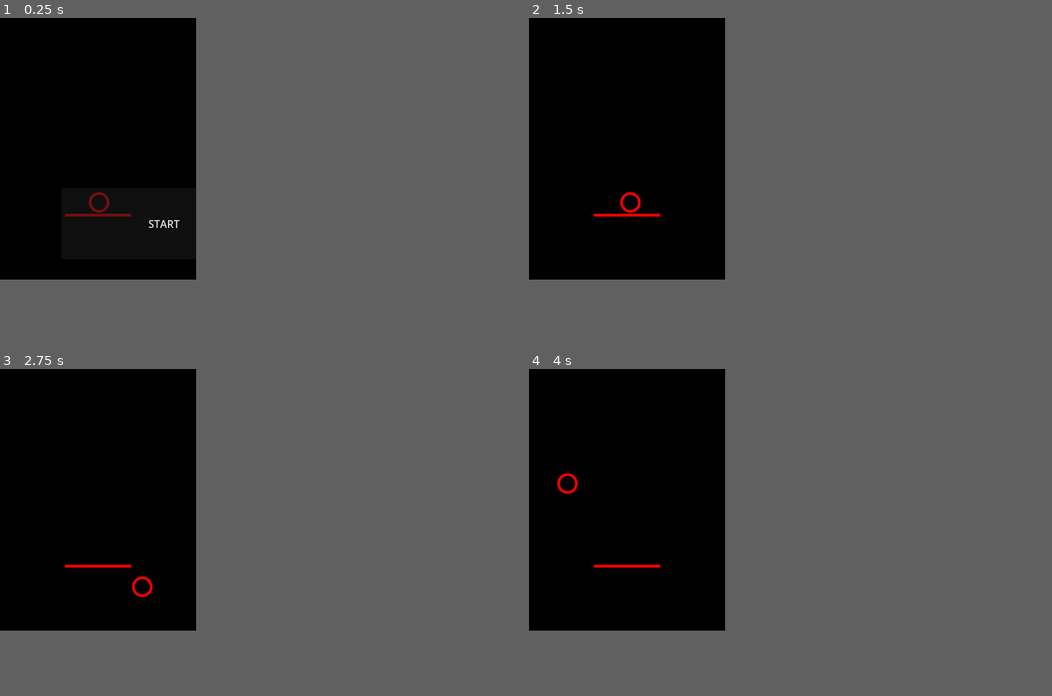
Above: before the commit, frames 1-4 (two rows, left to right).
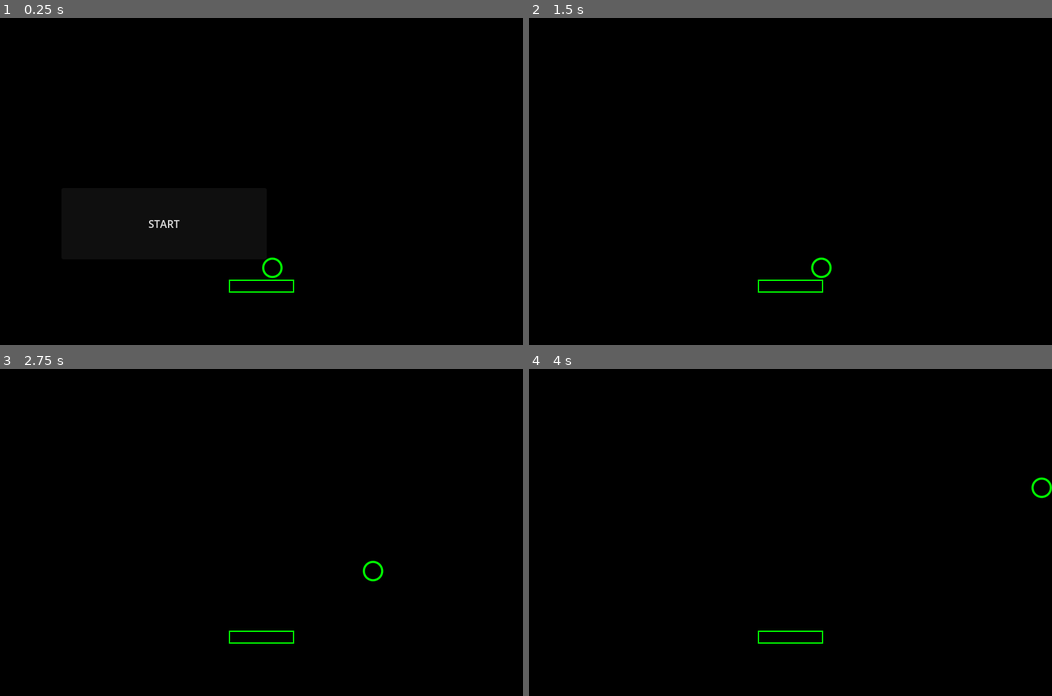
Above: after the commit, the same moments.

Repository: Germenzi/Infinitoid
Game: Godot game, scene res://scenes/arcanoid_game.tscn
Same seed, same stepped clock (60 frames per second), same inputs: the game is played once before the commit and once after it. This scene is started directly instead of the project's main scene.
Inputs (mouse positions are in pixels of both pictures, inside the frame that each line leads up to):
- Up to frame 1 (0.25 s): no input
- Up to frame 2 (1.5 s): click "START" at 0.5 s; tap Enter at 1.25 s; move the mouse to (670, 135) at 1.27 s; hold Up (ui_up) from 1.28 s (still down); tap O at 1.35 s; click (670, 135) at 1.42 s
- Up to frame 3 (2.75 s): release Up (ui_up) at 2 s; tap Space at 2 s; drag from (57, 512) to (88, 552) at 2.02 s
- Up to frame 4 (4 s): move the mouse to (644, 440) at 2.77 s; hold Up (ui_up) 2.78-3.5 s; tap O at 2.85 s; drag from (617, 552) to (570, 460) at 3.52 s
In our replay, the window is 300x400 before the commit and 800x500 after it. These sizes can differ from the game's own. Grey fills any space a smaller window leaves; there, only what the larger window draws over its background counts as a difference.

The runs differ from the first frame. In frame 1, 0.4% of the frame differs, in the area x 12-57%, y 53-84%; in frame 2, 0.4%; in frame 3, 0.4%; in frame 4, 0.4%, in the area x 5-100%, y 31-84%.

Commit message:
Moved all game parameetrs under one node

Diff:
--- a/ArcanoidGeometry.gd
+++ b/ArcanoidGeometry.gd
@@ -37,7 +37,7 @@
 		var point : Variant = Geometry2D.segment_intersects_segment(seg_begin, seg_end, circle_begin, circle_end)
 		if point == null: continue
 
-		var time : float = (point-circle_begin).length() / circle_segment_length
+		var time : float = ((point as Vector2)-circle_begin).length() / circle_segment_length
 		if time < intersection_time:
 			intersection_time = time
 			rect_collision_side = (SIDE_TOP+i)%4
--- a/StateMachine.gd
+++ b/StateMachine.gd
@@ -13,7 +13,7 @@
 		return ERR_DOES_NOT_EXIST
 
 	state = p_state
-	_state_changed_handlers[state].call()
+	(_state_changed_handlers[state] as Callable).call()
 	return OK
 
 
--- a/project.godot
+++ b/project.godot
@@ -15,10 +15,18 @@
 config/features=PackedStringArray("4.3")
 config/icon="res://icon.svg"
 
+[debug]
+
+gdscript/warnings/unsafe_property_access=2
+gdscript/warnings/unsafe_method_access=2
+gdscript/warnings/unsafe_cast=1
+gdscript/warnings/unsafe_call_argument=1
+
 [display]
 
-window/size/viewport_width=300
-window/size/viewport_height=400
+window/size/viewport_width=800
+window/size/viewport_height=500
+window/stretch/mode="canvas_items"
 
 [editor_plugins]
 
--- /dev/null
+++ b/scenes/GameState.gd
@@ -0,0 +1,60 @@
+extends Node
+
+class_name GameState
+
+const GAME_STARTING_STATE : StringName = &"GAME_STARTING_STATE"
+const LAUNCHING_BALL_STATE : StringName = &"LAUNCHING_BALL_STATE"
+const CONTROLLING_BALL_STATE : StringName = &"CONTROLLING_BALL_STATE"
+
+@export_category("Ball")
+@export_range(2.0, 200.0)
+var initial_ball_radius : float = 15.0
+
+@export_range(10.0, 1_000.0)
+var initial_ball_speed : float = 200.0
+
+@export_subgroup("Draw")
+@export_range(1.0, 10.0)
+var ball_draw_width : float = 2.0
+
+@export
+var ball_color : Color = Color.GREEN
+
+
+@export_category("Platform")
+@export
+var initial_platform_size : Vector2 = Vector2(100.0, 20.0)
+
+@export_range(10.0, 1_000.0)
+var initial_platform_speed : float = 200.0
+
+@export_range(0.0, 1000.0)
+var platform_height : float = 100.0
+
+@export_subgroup("Draw")
+@export_range(1.0, 10.0)
+var platform_draw_width : float = 2.0
+
+@export
+var platform_color : Color = Color.GREEN
+
+var playing_area_rect : Rect2
+
+var state_machine : StateMachine = StateMachine.new()
+
+var platform_speed : float
+var platform_rect : Rect2
+
+var ball_velocity : Vector2
+var ball_radius : float
+var ball_position : Vector2
+
+
+func _enter_tree() -> void:
+	ball_velocity = Vector2.RIGHT * initial_ball_speed
+	ball_radius = initial_ball_radius
+
+	platform_speed = initial_platform_speed
+	platform_rect = Rect2(Vector2.ZERO, initial_platform_size)
+
+	playing_area_rect = Rect2(Vector2.ZERO, get_tree().root.size)
--- a/scenes/arcanoid_ball.tscn
+++ /dev/null
@@ -1,28 +0,0 @@
-[gd_scene load_steps=2 format=3 uid="uid://cmcjmel71eu8h"]
-
-[sub_resource type="GDScript" id="GDScript_vc3iu"]
-resource_name = "main"
-script/source = "@tool
-extends Node2D
-
-
-@export_range(1.0, 500.0)
-var radius : float = 30.0 :
-	set(v):
-		radius = v
-		queue_redraw()
-	get:
-		return radius
-
-@export
-var color : Color = Color.RED
-
-
-func _draw() -> void:
-	var draw_width : float = log(radius)
-	draw_circle(Vector2.ZERO, radius-draw_width/2, color, false, draw_width, true)
-"
-
-[node name="ArcanoidBall" type="Node2D"]
-script = SubResource("GDScript_vc3iu")
-radius = 15.0
--- a/scenes/arcanoid_game.tscn
+++ b/scenes/arcanoid_game.tscn
@@ -1,46 +1,60 @@
 [gd_scene load_steps=5 format=3 uid="uid://bixm1xmwh4h83"]
 
-[ext_resource type="PackedScene" uid="uid://cmcjmel71eu8h" path="res://scenes/arcanoid_ball.tscn" id="1_dfsqf"]
-[ext_resource type="PackedScene" uid="uid://bcoi08lnxku5o" path="res://scenes/arcanoid_platform.tscn" id="2_fesk6"]
+[ext_resource type="Script" path="res://scenes/GameState.gd" id="3_6rb05"]
+
+[sub_resource type="GDScript" id="GDScript_vuba5"]
+resource_name = "drawer"
+script/source = "extends Node2D
+
+@onready
+var _game_state : GameState = %GameState
+
+func _process(delta: float) -> void:
+	queue_redraw()
+
+func _draw() -> void:
+	draw_circle(_game_state.ball_position,
+		_game_state.ball_radius-_game_state.ball_draw_width/2.0,
+		_game_state.ball_color, false, _game_state.ball_draw_width, true)
+
+	draw_rect(_game_state.platform_rect.grow(-_game_state.platform_draw_width/2.0),
+	_game_state.platform_color, false, _game_state.platform_draw_width, false
+	)
+"
+
+[sub_resource type="GDScript" id="GDScript_0ctov"]
+resource_name = "block_controller"
+script/source = "extends Node
+
+@onready
+var _game_state : GameState = %GameState
+
+var blocks_x : int
+var blocks_y : int
+"
 
 [sub_resource type="GDScript" id="GDScript_ypwq7"]
 resource_name = "game_controller"
 script/source = "extends Node
 
-@export_range(10.0, 1_000.0)
-var initial_platform_speed : float = 100.0
-
-@export_range(10.0, 100_000.0)
-var initial_ball_speed : float = 50.0
-
-
-const GAME_STARTING_STATE : StringName = &\"GAME_STARTING_STATE\"
-const LAUNCHING_BALL_STATE : StringName = &\"LAUNCHING_BALL_STATE\"
-const CONTROLLING_BALL_STATE : StringName = &\"CONTROLLING_BALL_STATE\"
-
-var _state_machine : StateMachine
-var _platform_speed : float
-var _playing_area_rect : Rect2
-var _ball_velocity : Vector2
+@onready
+var _game_state : GameState = %GameState
 
 func _ready() -> void:
-	_playing_area_rect = Rect2(Vector2.ZERO, get_tree().root.size)
-
-	_state_machine = StateMachine.new()
-	_state_machine.handle_state(GAME_STARTING_STATE, _on_state_game_starting)
-	_state_machine.handle_state(LAUNCHING_BALL_STATE, _on_state_launching_ball)
-	_state_machine.handle_state(CONTROLLING_BALL_STATE, _on_state_controlling_ball)
-
-	_state_machine.state = GAME_STARTING_STATE
-
-	_platform_speed = initial_platform_speed
-	_ball_velocity = Vector2.RIGHT*initial_ball_speed
+	_game_state.state_machine.handle_state(GameState.GAME_STARTING_STATE, _on_state_game_starting)
+	_game_state.state_machine.handle_state(GameState.LAUNCHING_BALL_STATE, _on_state_launching_ball)
+	_game_state.state_machine.handle_state(GameState.CONTROLLING_BALL_STATE, _on_state_controlling_ball)
+
+	_game_state.state_machine.state = GameState.GAME_STARTING_STATE
 
 
 func _on_state_game_starting() -> void:
 	const PLATFORM_GAP : float = 100.0
 
-	%Platform.position = Vector2(get_tree().root.size.x / 2, get_tree().root.size.y-PLATFORM_GAP)
+	_game_state.platform_rect.position = Vector2(
+		_game_state.playing_area_rect.position.x+_game_state.playing_area_rect.size.x/2.0 -_game_state.platform_rect.size.x/2.0,
+		_game_state.playing_area_rect.end.y-PLATFORM_GAP)
+
 	_place_ball_to_launch_position()
 
 
@@ -53,28 +67,28 @@
 
 
 func _process(delta: float) -> void:
-	match _state_machine.state:
-		GAME_STARTING_STATE:
+	match _game_state.state_machine.state:
+		GameState.GAME_STARTING_STATE:
 			_process_game_starting(delta)
-		LAUNCHING_BALL_STATE:
+		GameState.LAUNCHING_BALL_STATE:
 			_process_launching_ball(delta)
-		CONTROLLING_BALL_STATE:
+		GameState.CONTROLLING_BALL_STATE:
 			_process_controlling_ball(delta)
-	#print(get_tree().paused)
+
 
 func _process_game_starting(delta:float) -> void:
 	pass
 
 
 func _process_launching_ball(delta:float) -> void:
-	var ball_relative_position : Vector2 = %Ball.position - %Platform.position
+	var ball_relative_position : Vector2 = _game_state.ball_position - _game_state.platform_rect.position
 	_handle_platform_movement(delta)
-	%Ball.position = %Platform.position + ball_relative_position
+	_game_state.ball_position = _game_state.platform_rect.position + ball_relative_position
 
 	if Input.is_action_just_pressed(\"platform_launch_ball\"):
-		var launch_direction : Vector2 = (%Ball.position - %Platform.position).normalized()
-		_ball_velocity = launch_direction*_ball_velocity.length()
-		_state_machine.go_state(CONTROLLING_BALL_STATE)
+		var launch_direction : Vector2 = (_game_state.ball_position - _game_state.platform_rect.get_center()).normalized()
+		_game_state.ball_velocity = launch_direction*_game_state.ball_velocity.length()
+		_game_state.state_machine.go_state(GameState.CONTROLLING_BALL_STATE)
 
 
 func _process_controlling_ball(delta:float) -> void:
@@ -82,12 +96,12 @@
 	_handle_platform_movement(delta)
 
 	var ball_collision_rectangles : Array[Rect2] = []
-	ball_collision_rectangles.append(_playing_area_rect.grow(-%Ball.radius*2))
-
-	var platform_rect : Rect2 = \\
-		Rect2(%Platform.position-Vector2(%Platform.length/2.0, 0.0), Vector2(%Platform.length, PLATFORM_HEIGHT))
+	ball_collision_rectangles.append(_game_state.playing_area_rect.grow(-_game_state.ball_radius*2))
+
+	var platform_rect : Rect2 = _game_state.platform_rect
+
 	var frametime : float = 0.0
-	var ball_position : Vector2 = %Ball.position
+	var ball_position : Vector2 = _game_state.ball_position
 	var banned_rect_side : Array[int] = [] # rect idx, side idx
 	while true:
 		var earliest_collision : Array = []
@@ -96,8 +110,8 @@
 			var rect : Rect2 = ball_collision_rectangles[i]
 			var ccd_res : Array = ArcanoidGeometry.ccd_circle_box(
 				ball_position,
-				ball_position+_ball_velocity*delta,
-				%Ball.radius,
+				ball_position+_game_state.ball_velocity*delta,
+				_game_state.ball_radius,
 				rect, [banned_rect_side[1]] if (not banned_rect_side.is_empty() and i == banned_rect_side[0]) else [])
 
 			if not ccd_res[0]: continue
@@ -111,8 +125,8 @@
 		if -1 not in banned_rect_side:
 			var platform_ccd_collision : Array = ArcanoidGeometry.ccd_circle_box(
 				ball_position,
-				ball_position+_ball_velocity*delta,
-				%Ball.radius,
+				ball_position+_game_state.ball_velocity*delta,
+				_game_state.ball_radius,
 				platform_rect
 			)
 			if 0.0 < platform_ccd_collision[1] and platform_ccd_collision[1] < (1.0-frametime):
@@ -122,87 +136,55 @@
 					collision_rect = -1
 
 		if earliest_collision.is_empty():
-			ball_position += _ball_velocity*delta*(1.0-frametime)
+			ball_position += _game_state.ball_velocity*delta*(1.0-frametime)
 			break
 
-		ball_position += _ball_velocity*delta*earliest_collision[1]
+		ball_position += _game_state.ball_velocity*delta*earliest_collision[1]
 		frametime += earliest_collision[1]
 		if collision_with_platform:
-			_ball_velocity = (ball_position-%Platform.position).normalized() * _ball_velocity.length()
+			_game_state.ball_velocity = (ball_position-_game_state.platform_rect.get_center()).normalized() * _game_state.ball_velocity.length()
 		elif (earliest_collision[2] == SIDE_TOP or earliest_collision[2] == SIDE_BOTTOM):
-			_ball_velocity.y *= -1
+			_game_state.ball_velocity.y *= -1
 		else:
-			_ball_velocity.x *= -1
+			_game_state.ball_velocity.x *= -1
 
 		banned_rect_side = [collision_rect, earliest_collision[2]]
 
-	%Ball.position = ball_position
+	_game_state.ball_position = ball_position
 
 
 func _place_ball_to_launch_position() -> void:
 	const BALL_PLATFORM_GAP : float = 3.0
 
-	%Ball.position = %Platform.position + Vector2((%Platform.length-%Ball.radius)*randf_range(-0.5, 0.5), -%Ball.radius-BALL_PLATFORM_GAP)
+	_game_state.ball_position = _game_state.platform_rect.position + \\
+		Vector2(_game_state.platform_rect.size.x*randf(), -_game_state.ball_radius-BALL_PLATFORM_GAP)
 
 
 func _handle_platform_movement(delta:float) -> void:
 	var platform_speed_input : float = Input.get_axis(\"platform_left\", \"platform_right\")
 
-	%Platform.position.x += _platform_speed*delta*platform_speed_input
-	if (%Platform.position.x + %Platform.length/2.0) > _playing_area_rect.end.x:
-		%Platform.position.x = _playing_area_rect.end.x-%Platform.length/2.0
-	elif (%Platform.position.x - %Platform.length/2.0) < _playing_area_rect.position.x:
-		%Platform.position.x = _playing_area_rect.position.x+%Platform.length/2.0
+	_game_state.platform_rect.position.x += _game_state.platform_speed*delta*platform_speed_input
+	if _game_state.platform_rect.end.x > _game_state.playing_area_rect.end.x:
+		_game_state.platform_rect.position.x = _game_state.playing_area_rect.end.x-_game_state.platform_rect.size.x
+	elif _game_state.platform_rect.position.x < _game_state.playing_area_rect.position.x:
+		_game_state.platform_rect.position.x = _game_state.playing_area_rect.position.x
 
 
 func _on_start_button_pressed() -> void:
-	%StartButton.hide()
-	_state_machine.go_state(LAUNCHING_BALL_STATE)
-
-
-
-	#var ball_collision_rectangles : Array[Rect2] = []
-	#ball_collision_rectangles.append( # left
-		#Rect2(_playing_area_rect.position-Vector2(100.0, 100.0),
-		#Vector2(100.0, _playing_area_rect.size.y+200.0)))
-	#
-	#ball_collision_rectangles.append( # right
-		#Rect2(_playing_area_rect.position+Vector2(_playing_area_rect.size.x, 0.0)+Vector2(0.0, -100.0),
-		#Vector2(100.0, _playing_area_rect.size.y+200.0)))
-	#
-	#ball_collision_rectangles.append( # top
-		#Rect2(_playing_area_rect.position-Vector2(100.0, 100.0),
-		#Vector2(_playing_area_rect.size.x+200.0, 100.0) )
-	#)
-	#
-	#ball_collision_rectangles.append( # bottom
-		#Rect2(_playing_area_rect.position+Vector2(0.0, _playing_area_rect.size.y)+Vector2(-100.0, 0.0),
-		#Vector2(_playing_area_rect.size.x+200.0, 100.0) )
-	#)
+	(%StartButton as Button).hide()
+	_game_state.state_machine.go_state(GameState.LAUNCHING_BALL_STATE)
 "
 
-[sub_resource type="GDScript" id="GDScript_872at"]
-script/source = "extends Node
-
-
-#func _process(delta: float) -> void:
-	#get_tree().paused = not Input.is_action_pressed(\"z\")
-"
-
 [node name="ArcanoidGame" type="Node"]
 
-[node name="Ball" parent="." instance=ExtResource("1_dfsqf")]
-unique_name_in_owner = true
-position = Vector2(241, 572)
-
-[node name="Platform" parent="." instance=ExtResource("2_fesk6")]
-unique_name_in_owner = true
-position = Vector2(242, 642)
+[node name="Drawer" type="Node2D" parent="."]
+script = SubResource("GDScript_vuba5")
+
+[node name="BlockController" type="Node" parent="."]
+script = SubResource("GDScript_0ctov")
 
 [node name="GameController" type="Node" parent="."]
 script = SubResource("GDScript_ypwq7")
-initial_platform_speed = 300.0
-initial_ball_speed = 1000.0
 
 [node name="StartButton" type="Button" parent="."]
 unique_name_in_owner = true
@@ -213,8 +195,8 @@
 focus_mode = 0
 text = "START"
 
-[node name="DEBUGGER" type="Node" parent="."]
-process_mode = 3
-script = SubResource("GDScript_872at")
+[node name="GameState" type="Node" parent="."]
+unique_name_in_owner = true
+script = ExtResource("3_6rb05")
 
 [connection signal="pressed" from="StartButton" to="GameController" method="_on_start_button_pressed"]
--- a/scenes/arcanoid_platform.tscn
+++ /dev/null
@@ -1,33 +0,0 @@
-[gd_scene load_steps=2 format=3 uid="uid://bcoi08lnxku5o"]
-
-[sub_resource type="GDScript" id="GDScript_t0bd6"]
-resource_name = "main"
-script/source = "@tool
-extends Node2D
-
-@export_range(10.0, 500.0)
-var length : float = 100.0 :
-	set(v):
-		length = v
-		queue_redraw()
-	get:
-		return length
-
-@export_range(1.0, 20.0)
-var draw_width : float = 3.0 :
-	set(v):
-		draw_width = v
-		queue_redraw()
-	get:
-		return draw_width
-
-@export
-var color : Color = Color.RED
-
-
-func _draw() -> void:
-	draw_line(Vector2(-length/2.0, draw_width/2.0), Vector2(length/2.0, draw_width/2.0), color, draw_width, true)
-"
-
-[node name="ArcanoidPlatform" type="Node2D"]
-script = SubResource("GDScript_t0bd6")
Not shown, changed: .gitignore
